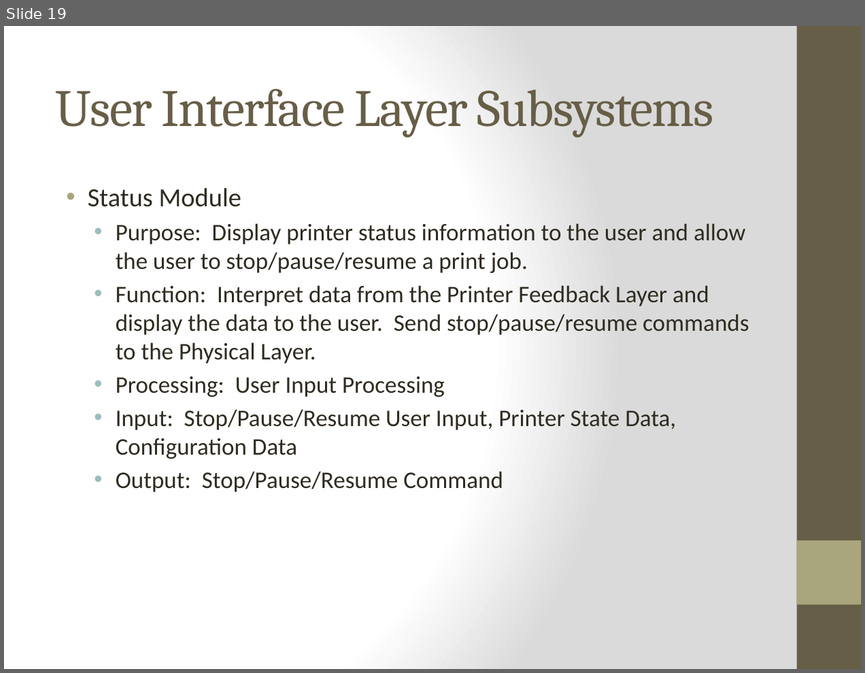
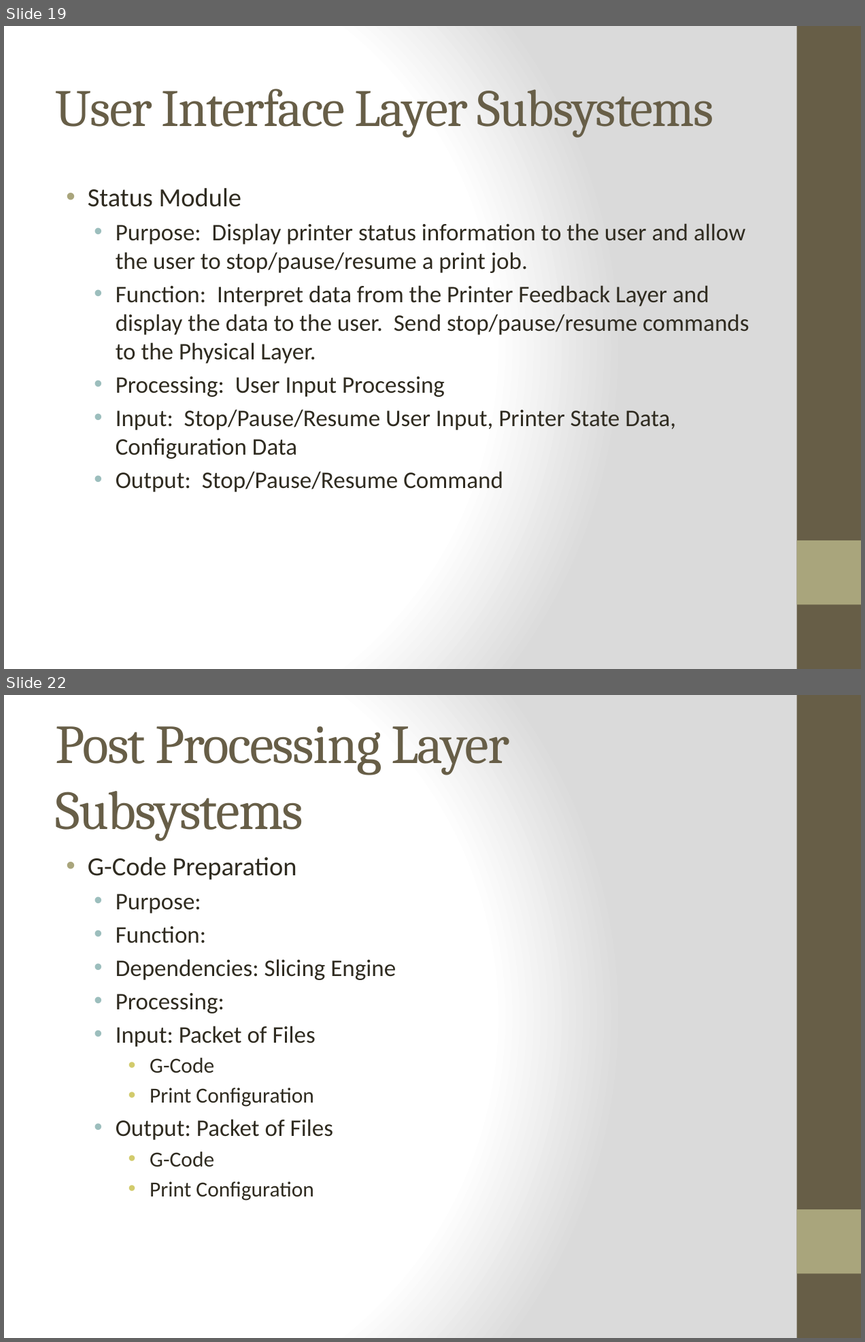
Before and after one commit to qpHalcy0n/SRDesign, a slide deck: ADS Gate Review/Team Ink3d ADS.pptx. Shown one above the other, each under a label of ours: slide 19 before the commit, slides 19 and 22 after it; the slides between them are not shown. The pictures are 865x673 and 865x1342 pixels, drawn with LibreOffice and Linux fonts; fonts in the diff are those of the drawing. Boxes give left, top, right and bottom in pixels: in the first picture for what was removed or moved away, otherwise in the second. Text is boxed around its words. In the diff, an @@ line names an element or a change of style, - is before the commit and + after.

```diff
--- a/ADS Gate Review/Team Ink3d ADS.pptx
+++ b/ADS Gate Review/Team Ink3d ADS.pptx
@@ slide 22 added at bbox=[4, 695, 861, 1338], background gradient #FFFFFF to #DADADA; not listed: 2 template elements that a slide beside it also shows @@
@@ title added at bbox=[56, 726, 509, 841], 46 pt, text #675E47 @@
+Post Processing Layer Subsystems
@@ text added at bbox=[88, 857, 396, 1200], 20 pt, text #2F2B20 @@
+• G-Code Preparation
+  • Purpose:
+  • Function:
+  • Dependencies: Slicing Engine
+  • Processing:
+  • Input: Packet of Files
+    • G-Code
+    • Print Configuration
+  • Output: Packet of Files
+    • G-Code
+    • Print Configuration
```
Also in this commit, not shown: 5 other slides added.
